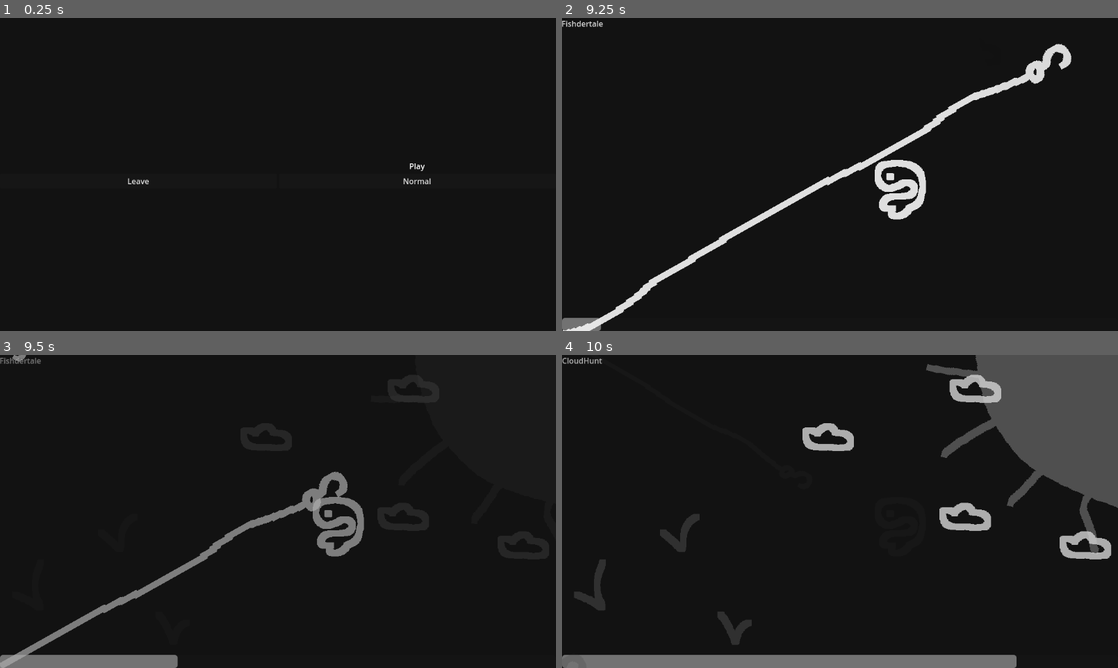
Above: before the commit, frames 1-4 (two rows, left to right).
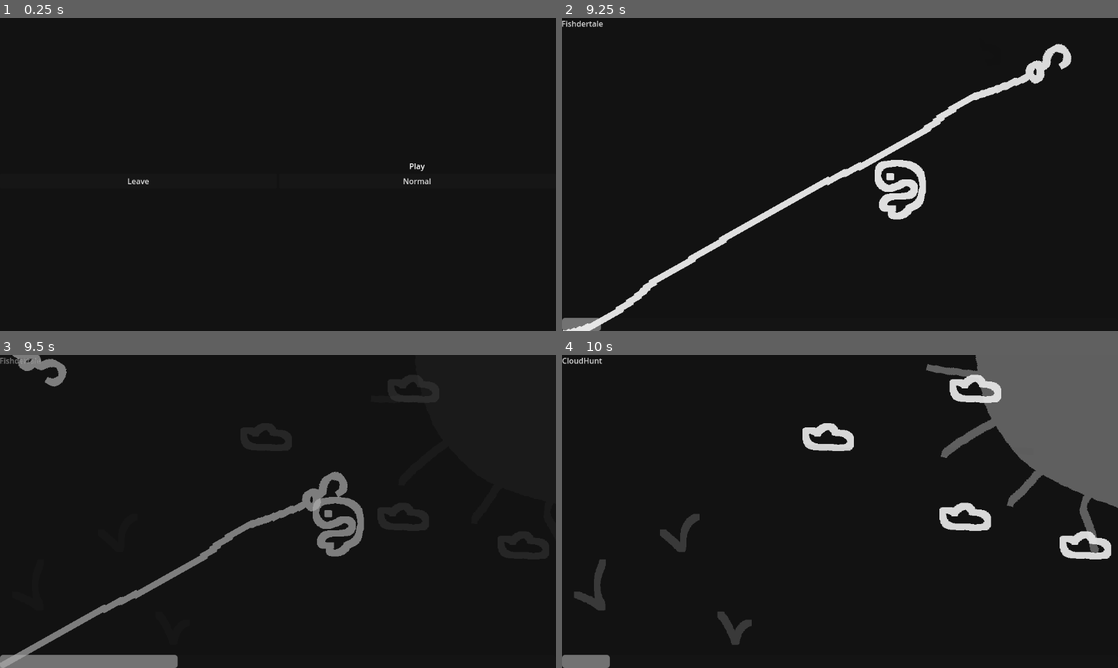
Above: after the commit, the same moments.

Repository: Lipatant/CasualTryhard
Game: Godot game, scene res://src/Scenes/SceneManager.tscn
Two runs of this game, one before a commit and one after it. Both use one fixed random seed, a clock stepped at 60 frames per second and the inputs below.
Inputs (mouse positions are in pixels of both pictures, inside the frame that each line leads up to):
- Up to frame 1 (0.25 s): no input
- Up to frame 2 (9.25 s): click "Normal" at 0.5 s; move the mouse to (812, 237) at 1.27 s; click (812, 237) at 1.42 s; move the mouse to (1006, 221) at 2.02 s; click (1006, 221) at 2.17 s; move the mouse to (673, 127) at 2.77 s; click (673, 127) at 2.92 s; move the mouse to (867, 174) at 3.52 s; click (867, 174) at 3.67 s; move the mouse to (756, 96) at 4.27 s; click (756, 96) at 4.42 s; move the mouse to (962, 158) at 5.02 s; click (962, 158) at 5.17 s; move the mouse to (728, 190) at 5.77 s; click (728, 190) at 5.92 s; move the mouse to (895, 105) at 6.52 s; click (895, 105) at 6.67 s; move the mouse to (812, 237) at 7.27 s; click (812, 237) at 7.42 s; move the mouse to (1006, 221) at 8.02 s; click (1006, 221) at 8.17 s; move the mouse to (673, 127) at 8.77 s; click (673, 127) at 8.92 s
- Up to frame 3 (9.5 s): no input
- Up to frame 4 (10 s): move the mouse to (867, 511) at 9.52 s; click (867, 511) at 9.67 s

Frames 1-2 are identical in both runs. In frame 3, 0.4% of the frame differs, in the area x 2-12%, y 0-11%; in frame 4, 5.0%, in the area x 0-99%, y 0-100%.

Commit message:
fix: fixing point1 of Fishdertale having an invalid scale

Diff:
--- a/src/Games/Fishdertale.tscn
+++ b/src/Games/Fishdertale.tscn
@@ -37,7 +37,6 @@
 
 [node name="Point1" type="Node2D" parent="Node2D/RodContainer"]
 position = Vector2(-130, -101)
-scale = Vector2(0.696867, 0.686303)
 
 [node name="PLACEHOLDER" parent="Node2D/RodContainer/Point1" instance_placeholder="res://src/Games/Fishdertale/FishdertaleRod.tscn"]
 rotation = 0.558187
